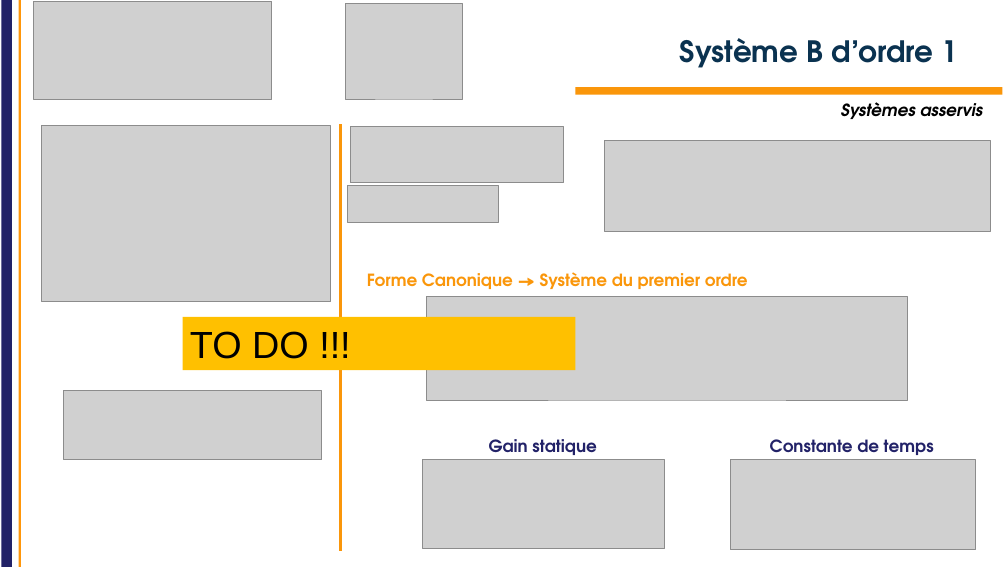
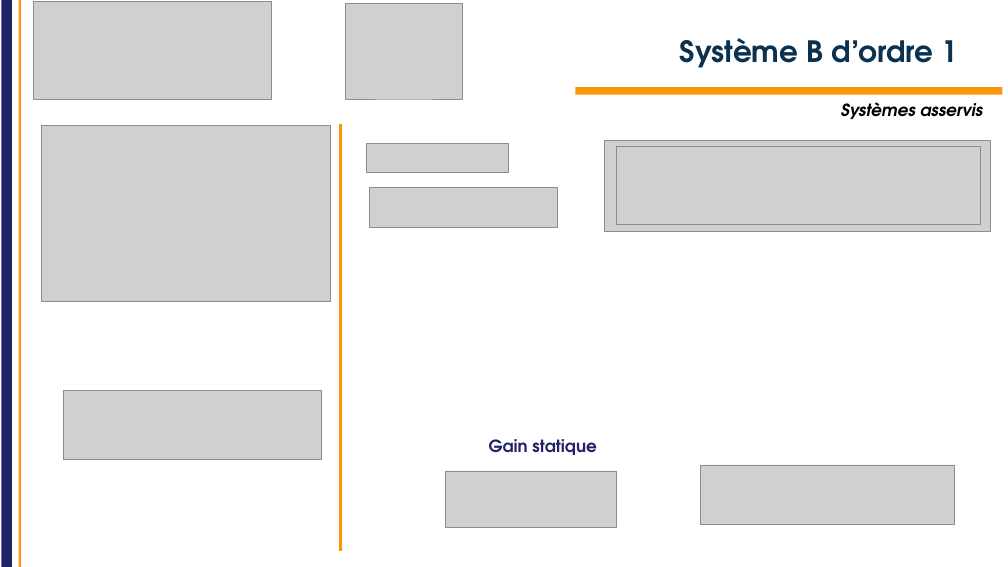
Before and after one commit to IOGS-Digital-Methods/semester-5, a slide deck: slide 20 of OptoElectronique/TD/2026/TD_asservissement/S5_OptoElectronique_TD_auto_2026.pptx. Drawn at 1008x567 pixels with LibreOffice and Linux fonts; fonts in the diff are those of the drawing; grey boxes stand for pictures; background and template pictures are left out. Boxes give left, top, right and bottom in pixels: in the first picture for what was removed or moved away, otherwise in the second. Text is boxed around its words. In the diff, an @@ line names an element or a change of style, - is before the commit and + after.

```diff
--- a/OptoElectronique/TD/2026/TD_asservissement/S5_OptoElectronique_TD_auto_2026.pptx
+++ b/OptoElectronique/TD/2026/TD_asservissement/S5_OptoElectronique_TD_auto_2026.pptx
@@ picture removed at [350,126,563,183] @@
@@ picture added at [366,144,508,172] @@
@@ picture added at [616,147,980,225] @@
@@ picture: place and size @@
-picture at [348,186,498,222]
+picture at [369,188,557,228]
@@ text removed at [367,272,748,289] @@
-Forme Canonique → Système du premier ordre
@@ picture removed at [426,297,907,400] @@
@@ rectangle removed at [182,317,575,371] @@
-TO DO !!!
@@ text removed at [770,439,934,460] @@
-Constante de temps
@@ picture removed at [423,460,665,549] @@
@@ picture added at [445,471,616,527] @@
@@ picture: place and size @@
-picture at [730,460,976,550]
+picture at [701,465,955,525]
```
Also in this commit, not shown: 1 other slide changed, 4 slides added, 16 other files.
